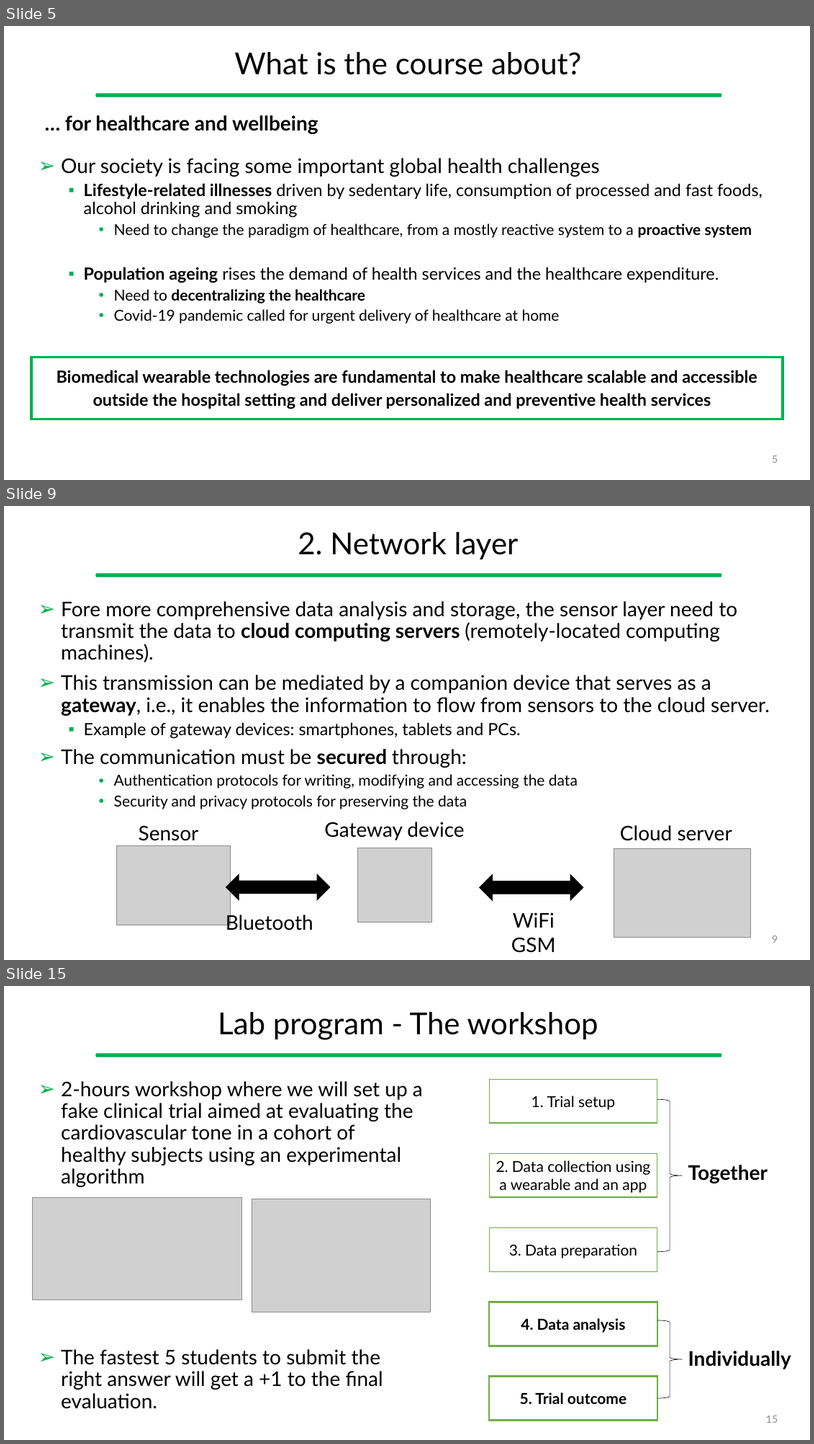
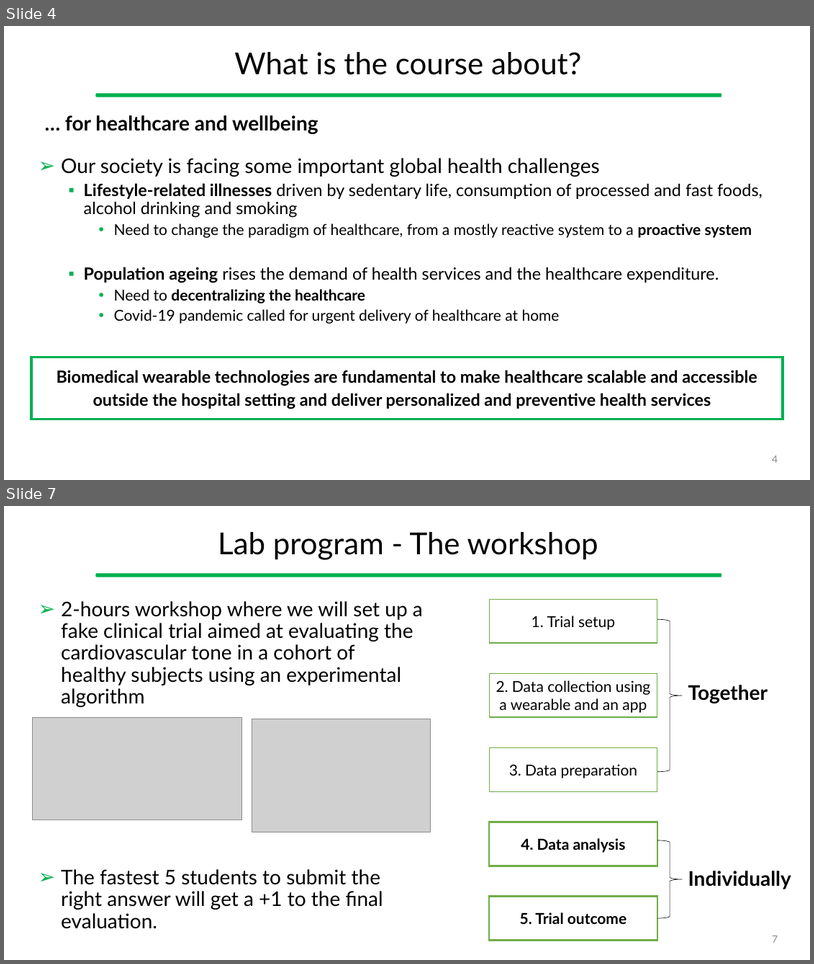
Before and after one commit to gcappon/bwthw, a slide deck: theory_01-course_introduction/theory_1-course_introduction.pptx. Shown one above the other, each under a label of ours: slides 5, 9 and 15 before the commit, slides 4 and 7 after it; the slides between them are not shown. The pictures are 814x1444 and 814x964 pixels, drawn with LibreOffice and Linux fonts; fonts in the diff are those of the drawing; grey boxes stand for pictures. Boxes give left, top, right and bottom in pixels: in the first picture for what was removed or moved away, otherwise in the second. Text is boxed around its words. In the diff, an @@ line names an element or a change of style, - is before the commit and + after.

```diff
--- a/theory_01-course_introduction/theory_1-course_introduction.pptx
+++ b/theory_01-course_introduction/theory_1-course_introduction.pptx
@@ slide 9 removed at box(4, 506, 810, 960), background #FFFFFF; not listed: 1 template element that a slide beside it also shows @@
@@ title removed at box(298, 532, 519, 560) @@
-2. Network layer
@@ text removed at box(61, 601, 770, 809) @@
-➢ Fore more comprehensive data analysis and storage, the sensor layer need to transmit the data to cloud computing servers (remotely-located computing machines).
-➢ This transmission can be mediated by a companion device that serves as a gateway, i.e., it enables the information to flow from sensors to the cloud server.
-  ▪ Example of gateway devices: smartphones, tablets and PCs.
-➢ The communication must be secured through:
-    • Authentication protocols for writing, modifying and accessing the data
-    • Security and privacy protocols for preserving the data
@@ text removed at box(139, 825, 199, 841) @@
-Sensor
@@ text removed at box(324, 821, 464, 840) @@
-Gateway device
@@ text removed at box(620, 825, 733, 841) @@
-Cloud server
@@ picture removed at box(116, 845, 230, 924) @@
@@ picture removed at box(358, 848, 432, 922) @@
@@ picture removed at box(615, 849, 751, 937) @@
@@ left right arrow removed at box(226, 875, 330, 900) @@
@@ left right arrow removed at box(480, 875, 584, 901) @@
@@ text removed at box(226, 912, 314, 930) @@
-Bluetooth
@@ text removed at box(512, 912, 556, 952) @@
-WiFi
-GSM
@@ page number removed at box(772, 935, 778, 942) @@
-9
@@ what was slide 5 is now slide 4 @@
@@ page number at box(772, 455, 778, 462): text changed @@
-5
+4
@@ what was slide 15 is now slide 7 @@
@@ page number at box(772, 935, 778, 942): text changed @@
-15
+7
```
Also in this commit, not shown: 7 slides changed, 7 other slides removed, 4 other files.
